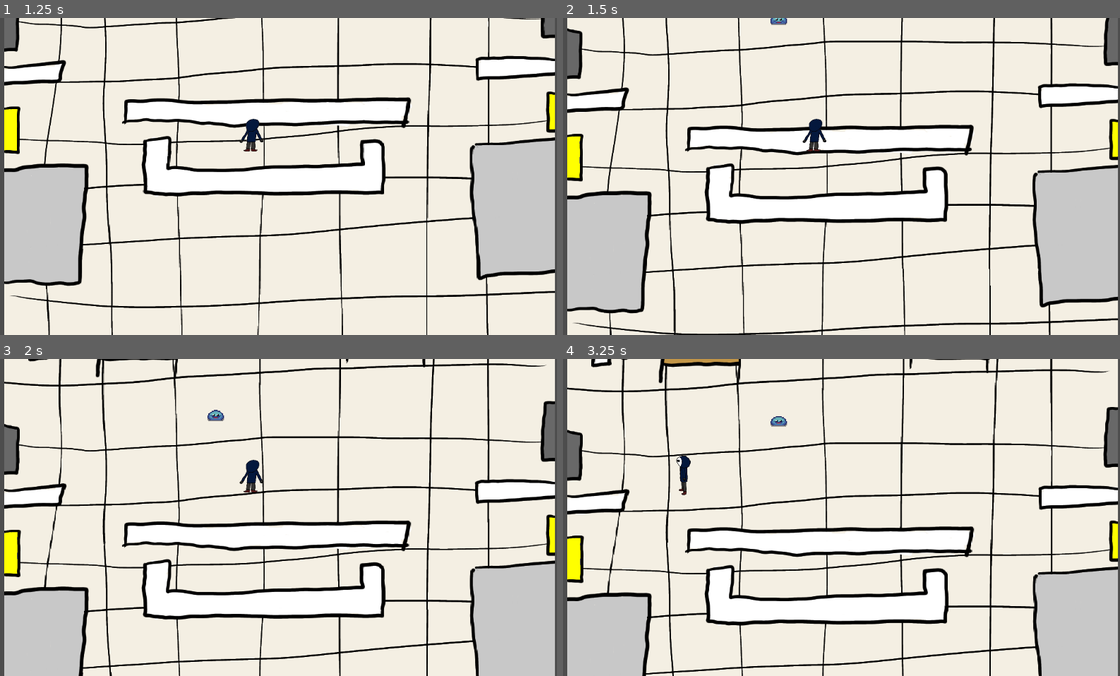
Above: before the commit, frames 1-4 (two rows, left to right).
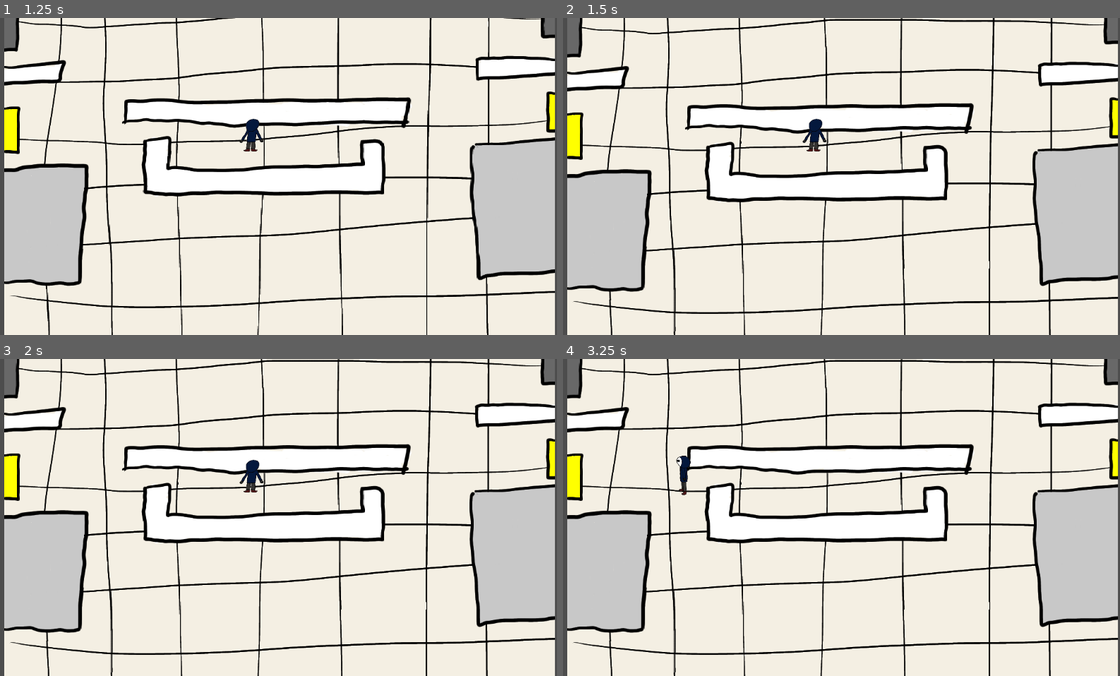
Above: after the commit, the same moments.

Repository: S1m0nCi/durhack-2024
Game: Godot game, scene res://scenes/main.tscn
The game is run twice, just before and just after one commit, with the same random seed, the same clock (stepped at 60 frames per second) and the same inputs.
Inputs:
- Up to frame 1 (1.25 s): tap Enter at 0.5 s; hold Up (ui_up) from 0.53 s (still down)
- Up to frame 2 (1.5 s): keep holding Up (ui_up)
- Up to frame 3 (2 s): keep holding Up (ui_up)
- Up to frame 4 (3.25 s): release Up (ui_up) at 2.03 s; hold Left (ui_left) from 2.03 s (still down)

Frame 1 is identical in both runs. In frame 2, 30% of the frame differs, in the area x 0-100%, y 0-100%; in frame 3, 38%; in frame 4, 41%.

Commit message:
start adding collision objects on map

Diff:
--- a/durhack-24/scenes/main.tscn
+++ b/durhack-24/scenes/main.tscn
@@ -8619,12 +8619,22 @@
 [sub_resource type="TileSet" id="TileSet_u8u7x"]
 sources/0 = SubResource("TileSetAtlasSource_ukl62")
 
+[sub_resource type="RectangleShape2D" id="RectangleShape2D_i4s0w"]
+size = Vector2(578.5, 41.5)
+
 [node name="world" type="Node2D"]
 
 [node name="TileMap" type="TileMap" parent="."]
 tile_set = SubResource("TileSet_u8u7x")
 format = 2
 layer_0/tile_data = PackedInt32Array(262165, 0, 0)
+
+[node name="RigidBody2D" type="RigidBody2D" parent="TileMap"]
+gravity_scale = 0.0
+
+[node name="CollisionShape2D" type="CollisionShape2D" parent="TileMap/RigidBody2D"]
+position = Vector2(309.75, 306.75)
+shape = SubResource("RectangleShape2D_i4s0w")
 
 [node name="guard" parent="." instance=ExtResource("3_fhmdq")]
 
Not shown: 1 places in durhack-24/scenes/main.tscn that only renumber resources
